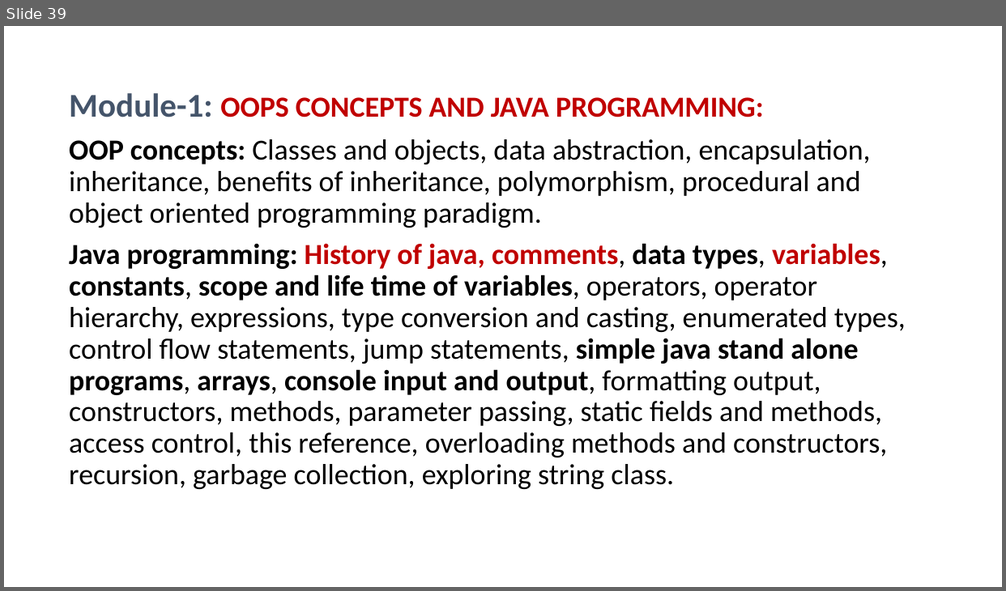
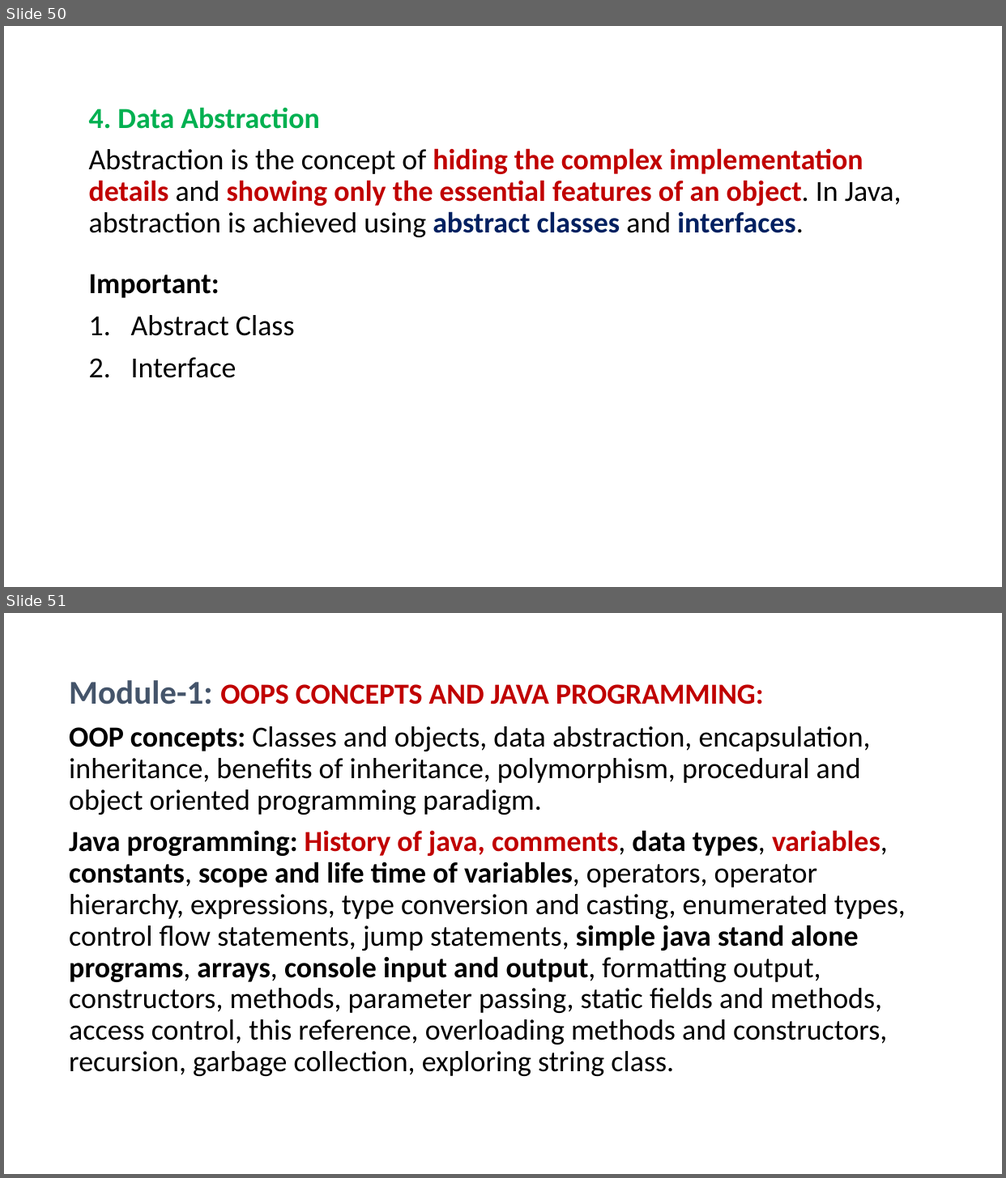
Before and after one commit to PRAMOD-VISHNU-NAIK/MCA-2nd-Sem-Shridevi-College, a slide deck: Theory Class-Notes/Java MCA-2.pptx. Shown one above the other, each under a label of ours: slide 39 before the commit, slides 50 and 51 after it. The pictures are 1006x591 and 1006x1178 pixels, drawn with LibreOffice and Linux fonts; fonts in the diff are those of the drawing. Boxes give left, top, right and bottom in pixels: in the first picture for what was removed or moved away, otherwise in the second. Text is boxed around its words. In the diff, an @@ line names an element or a change of style, - is before the commit and + after.

Commit message:
Added OOP's Concepts

```diff
--- a/Theory Class-Notes/Java MCA-2.pptx
+++ b/Theory Class-Notes/Java MCA-2.pptx
@@ slide 50 added at box(4, 26, 1002, 587), background #FFFFFF @@
@@ text added at box(89, 107, 901, 378), 28 pt, text #000000, bold @@
+4. Data Abstraction
+Abstraction is the concept of hiding the complex implementation details and showing only the essential features of an object. In Java, abstraction is achieved using abstract classes and interfaces.
+Important:
+1. Abstract Class
+2. Interface
@@ what was slide 39 is now slide 51 @@
```
Also in this commit, not shown: 12 other slides added, 34 other files.
